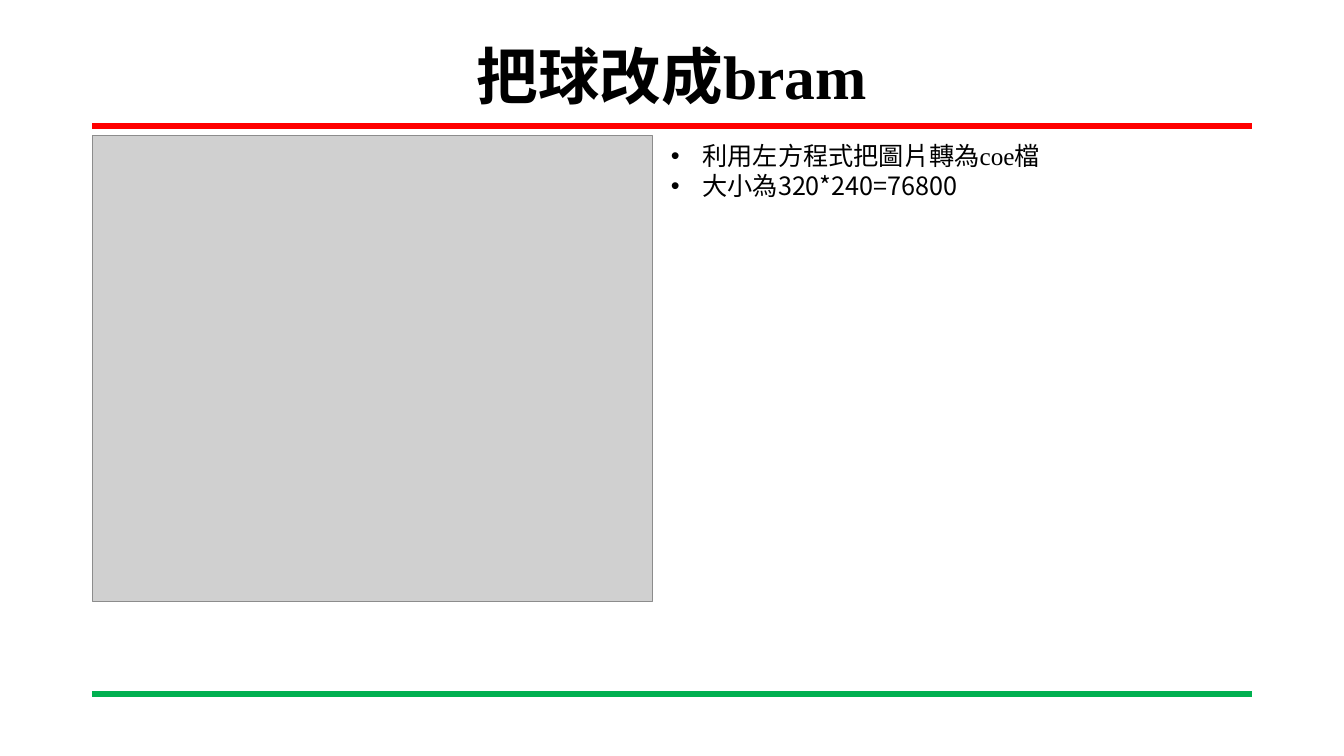
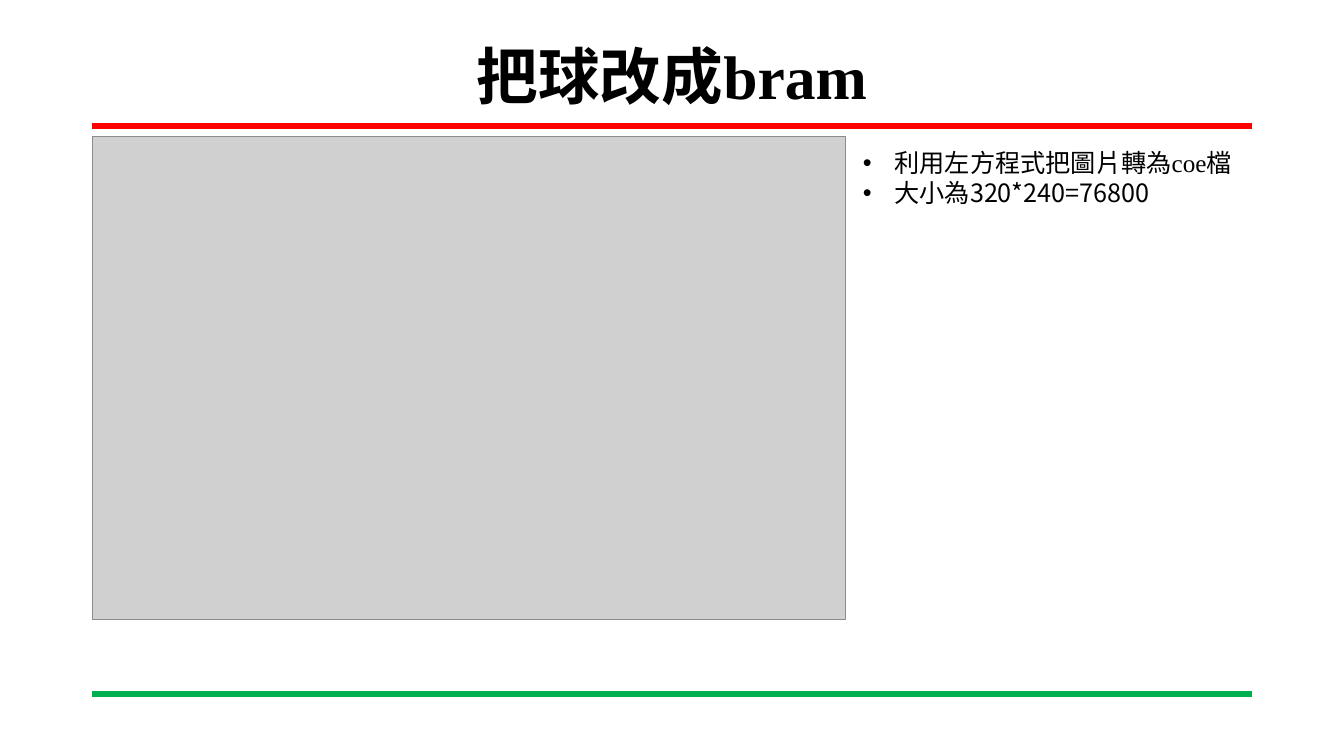
Before and after one commit to yihong92/FPGA, a slide deck: slide 7 of HW5/HW5-2 顯示乒乓球及(球改成圖片bouns)/HW5-2 顯示乒乓球(及球改成圖片bouns).pptx. Drawn at 1344x756 pixels with LibreOffice and Linux fonts; fonts in the diff are those of the drawing; grey boxes stand for pictures; background and template pictures are left out. Boxes give left, top, right and bottom in pixels: in the first picture for what was removed or moved away, otherwise in the second. Text is boxed around its words. In the diff, an @@ line names an element or a change of style, - is before the commit and + after.

```diff
--- a/HW5/HW5-2 顯示乒乓球及(球改成圖片bouns)/HW5-2 顯示乒乓球(及球改成圖片bouns).pptx
+++ b/HW5/HW5-2 顯示乒乓球及(球改成圖片bouns)/HW5-2 顯示乒乓球(及球改成圖片bouns).pptx
@@ picture: place and size @@
-picture at [93, 135, 653, 601]
+picture at [93, 136, 846, 620]
@@ text "利用左方程式把圖片轉為coe檔": place and size @@
-text "利用左方程式把圖片轉為coe檔" at [702, 143, 1039, 197]
+text "利用左方程式把圖片轉為coe檔" at [894, 150, 1231, 204]
```
Also in this commit, not shown: 1 other file.
